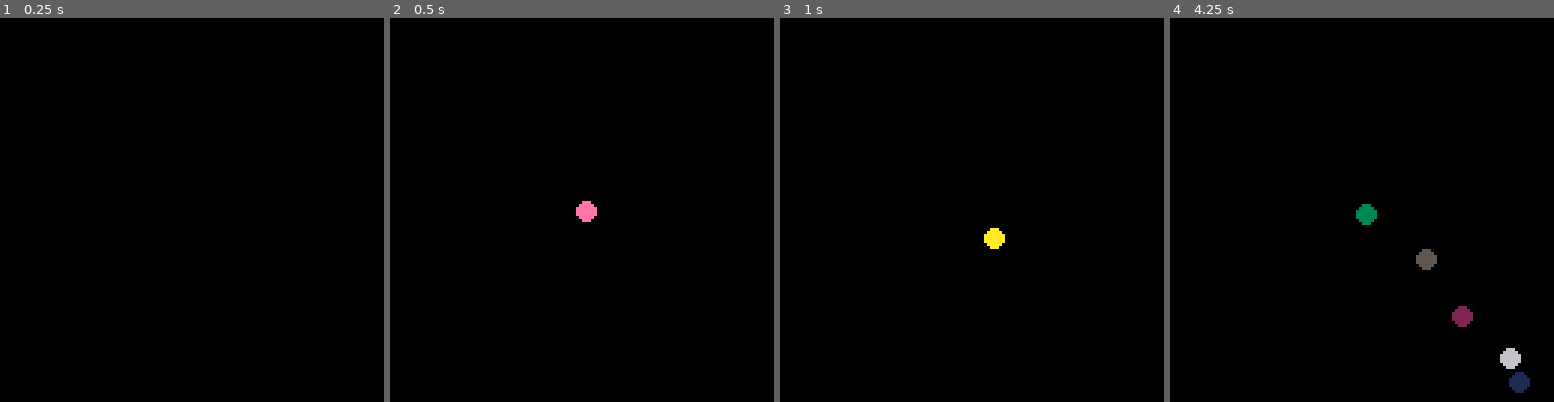
Above: before the commit, frames 1-4 (left to right).
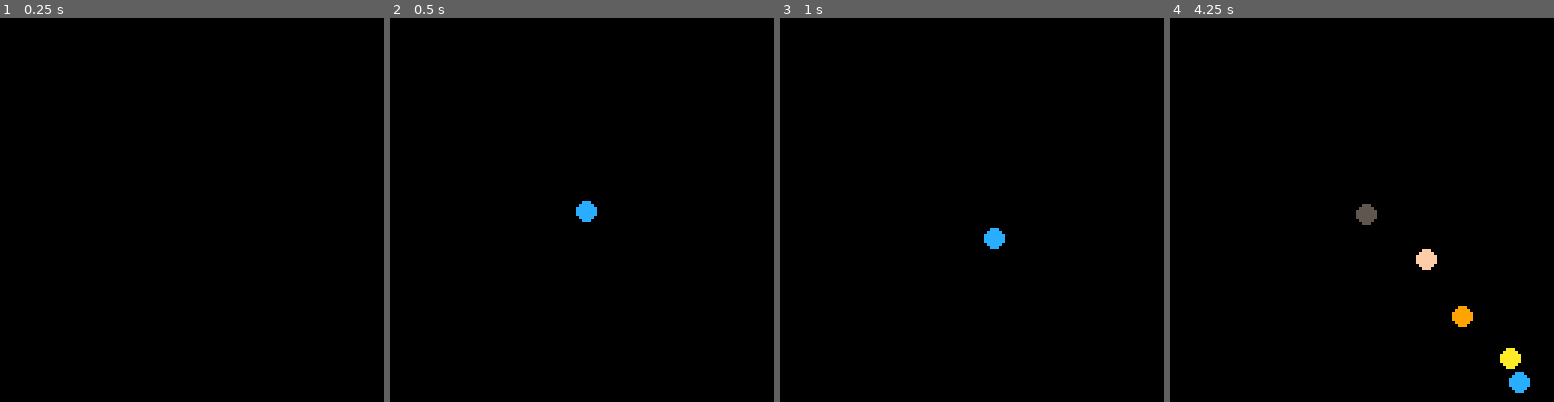
Above: after the commit, the same moments.

Repository: JohnErnestBonanno/pico8
Game: PICO-8 cartridge particles.p8
Same seed, same stepped clock (60 frames per second), same inputs: the game is played once before the commit and once after it.
Inputs:
- Up to frame 1 (0.25 s): no input
- Up to frame 2 (0.5 s): tap X (X key) at 0.33 s
- Up to frame 3 (1 s): no input
- Up to frame 4 (4.25 s): tap X (X key) at 1.07, 1.85, 2.97, 4.08 s

Frame 1 is identical in both runs. In frame 2, 0.2% of the frame differs, in the area x 48-54%, y 47-54%; in frame 3, 0.2%; in frame 4, 1.1%, in the area x 48-94%, y 48-98%.

Commit message:
Update pixel to single color

Diff:
--- a/particles.p8
+++ b/particles.p8
@@ -12,7 +12,10 @@
 
 function _update()
 	if btnp(❎) then
-		add(parts,{x=63,y=63})
+		add(parts,{
+				x=63,
+				y=63,
+				col=flr(rnd(16))})
 	end
 
 	for p in all(parts) do
@@ -24,7 +27,7 @@
 function _draw()
 	cls()
 	for p in all(parts) do
-		circfill(p.x,p.y,3,rnd(16))
+		circfill(p.x,p.y,3,p.col)
 	end
 end
 
